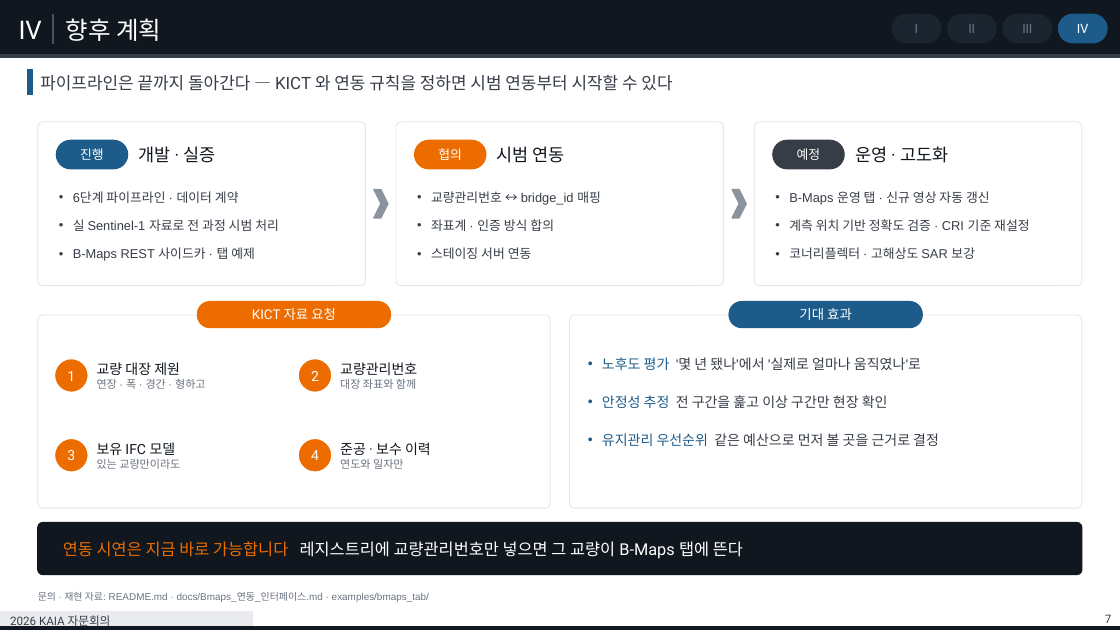
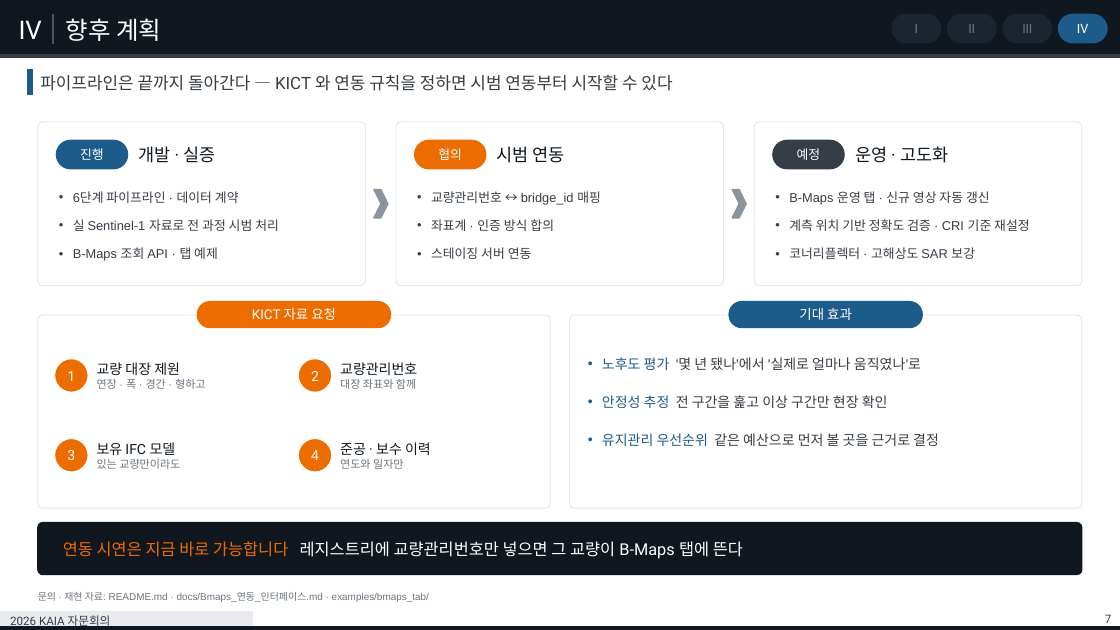
Before and after one commit to tjddnr8334-sudo/inframon, a slide deck: slide 7 of docs/KICT_Bmaps_Inframon_연구개발_7p_1.pptx. Drawn at 1120x630 pixels with LibreOffice and Linux fonts; fonts in the diff are those of the drawing. Boxes give left, top, right and bottom in pixels: in the first picture for what was removed or moved away, otherwise in the second. Text is boxed around its words. In the diff, an @@ line names an element or a change of style, - is before the commit and + after.

```diff
--- a/docs/KICT_Bmaps_Inframon_연구개발_7p_1.pptx
+++ b/docs/KICT_Bmaps_Inframon_연구개발_7p_1.pptx
@@ text at (73, 247, 218, 261): text changed @@
-• B-Maps REST 사이드카 · 탭 예제
+• B-Maps 조회 API · 탭 예제
```
Also in this commit, not shown: 2 other slides changed, 3 other files.
